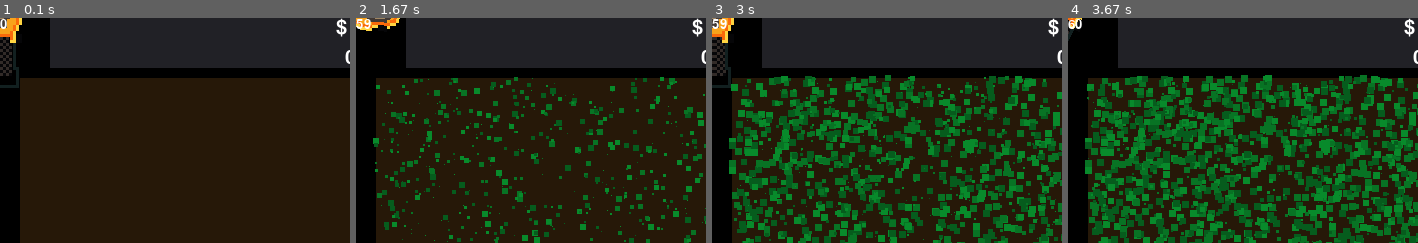
Above: before the commit, frames 1-4 (left to right).
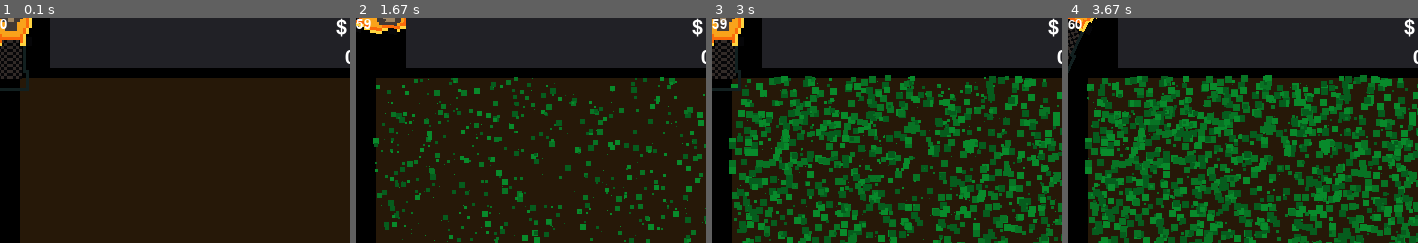
Above: after the commit, the same moments.

Repository: Acaippa/pygame-lawnmower
Game: pygame game, started from ver 0.2/main.py
Two runs of this game, one before a commit and one after it. Both use one fixed random seed, a clock stepped at 60 frames per second and the inputs below.
Inputs (mouse positions are % of the whole screen's width and height, from its top left):
- Up to frame 1 (0.1 s): no input
- Up to frame 2 (1.67 s): hold Right 0.33-0.8 s; move the mouse to (46, 54) at 0.37 s; hold Up 0.83-1.13 s; hold Right 1.17-1.63 s
- Up to frame 3 (3 s): hold Left 1.67-2.2 s; hold Down 2.23-2.53 s; hold Left 2.57-2.97 s
- Up to frame 4 (3.67 s): hold Up 3-3.37 s; hold Right from 3.4 s (still down)
The pictures show only the part of the screen within x 0-50%, y 0-50%; the shares and areas given below are measured in that part.

The runs differ from the first frame. In frame 1, 1.7% of the frame differs, in the area x 0-10%, y 0-33%; in frame 2, 0.6%; in frame 3, 1.7%; in frame 4, 0.6%.

Commit message:
Add function to increase money of player when grass bag is put into composter

Diff:
--- a/ver 0.2/UI/player_info.py
+++ b/ver 0.2/UI/player_info.py
@@ -1,12 +1,14 @@
 import pygame
 
 class PlayerInfo:
-	def __init__(self, mower):
+	def __init__(self, level):
 		self.display_surface = pygame.display.get_surface()
 		pygame.font.init()
 		self.margin = 50
 
-		self.mower = mower
+		self.level = level
+
+		self.mower = level.test_mower
 
 		self.pos = self.margin, 0
 
@@ -24,7 +26,7 @@
 
 		self.surface.fill(self.background_color)
 
-		self.write(f"$ {self.mower.get_grass_cut()}", pos=("center", 0), size=30)
+		self.write(f"$ {self.level.money}", pos=("center", 0), size=30)
 		self.write(f"{self.mower.bag.capacity_index}", pos=("center", 30), size=30)
 
 		self.draw()
--- a/ver 0.2/levels/level_normal.py
+++ b/ver 0.2/levels/level_normal.py
@@ -12,11 +12,13 @@
 
 		self.ground = Ground()
 
-		self.test_mower = Mower01()
+		self.test_mower = Mower01(self)
 
-		self.player_info = PlayerInfo(self.test_mower)
+		self.player_info = PlayerInfo(self)
 
 		self.composter = Composter(self.test_mower)
+
+		self.money = 0
 
 	def update(self, dt):
 		self.delta_time = dt
--- a/ver 0.2/modules/composter.py
+++ b/ver 0.2/modules/composter.py
@@ -16,6 +16,8 @@
 
 		self.mower = mower
 
+		self.rect = self.image.get_rect(center = self.pos)
+
 	def update(self, dt):
 		self.delta_time = dt
 
@@ -27,6 +29,7 @@
 		self.draw()
 
 	def draw(self):
+		self.rect = self.image.get_rect(center = self.pos)
 		self.display_surface.blit(self.image, self.pos)
 
 	def show_self(self):
--- a/ver 0.2/modules/mower.py
+++ b/ver 0.2/modules/mower.py
@@ -6,7 +6,7 @@
 
 
 class Mower(pygame.sprite.Sprite):
-	def __init__(self, image, pos, **kwargs): # Abstract mower class.
+	def __init__(self, image, pos, level, **kwargs): # Abstract mower class.
 		pygame.sprite.Sprite.__init__(self)
 		self.display_surface = pygame.display.get_surface()
 
@@ -14,6 +14,8 @@
 		w, h = self.image.get_size()
 		self.image = pygame.transform.scale(self.image, (w * MOWER_SIZE, h * MOWER_SIZE)) # Multiply the size of the mower according to settings.py.
 
+		self.level = level
+
 		self.pos = pos
 
 		self.delta_time = 0
@@ -48,6 +50,7 @@
 
 		if bag_image != None:
 			self.bag = Bag(self, bag_image[0], bag_image[1])
+
 
 	def update(self, dt):
 		self.delta_time = dt
@@ -77,16 +80,16 @@
 
 		# Move the mower in self.angle or turn by increasing or decreasing self.angle.
 
-		if keys[pygame.K_UP]:
+		if keys[pygame.K_UP] and self.check_if_in_bounds():
 			self.pos = self.pos[0] - (math.sin(radians) * self.speed) * self.delta_time, self.pos[1] - (math.cos(radians) * self.speed) * self.delta_time
 
-		if keys[pygame.K_DOWN]:
+		if keys[pygame.K_DOWN] and self.check_if_in_bounds():
 			self.pos = self.pos[0] + (math.sin(radians) * self.speed) * self.delta_time, self.pos[1] + (math.cos(radians) * self.speed) * self.delta_time
 
-		if keys[pygame.K_RIGHT]:
+		if keys[pygame.K_RIGHT] and self.check_if_in_bounds():
 			self.angle -= self.turn_rate * self.delta_time
 
-		if keys[pygame.K_LEFT]:
+		if keys[pygame.K_LEFT] and self.check_if_in_bounds():
 			self.angle += self.turn_rate * self.delta_time
 
 	def rotate(self): # Rotate both the mower Surface and the cutting Surface and update their rects and masks.
@@ -110,6 +113,15 @@
 	def get_grass_cut(self):
 		return self.grass_cut
 
+	def increase_money(self, grass):
+		self.level.money += grass * GRASS_PRIZE
+
+	def check_if_in_bounds(self):
+		if self.rect.centerx < self.display_surface.get_width() and self.rect.centery < self.display_surface.get_height():
+			if self.rect.center[0] > 0 and self.rect.center[0] > 0:
+				return True
+		return False
+
 
 class Bag:
 	def __init__(self, mower, image, drag_image):
@@ -124,7 +136,6 @@
 		self.image = pygame.image.load(image)
 		w, h = self.image.get_size()
 
-
 		self.image = pygame.transform.scale(self.image, (w * MOWER_SIZE, h * MOWER_SIZE))
 		self.image = pygame.transform.rotate(self.image, self.mower.angle)
 		self.rect = self.image.get_rect()
@@ -138,8 +149,10 @@
 
 		self.attached_to_mower = True
 
-		self.capacity = 100
+		self.capacity = 1000
 		self.capacity_index = 0 # The grass in the bag.
+
+		self.level = self.mower.level
 
 	def update(self, dt):
 		self.delta_time = dt
@@ -162,11 +175,13 @@
 		if self.attached_to_mower:
 			self.image_rotated = pygame.transform.rotate(self.image, self.mower.angle)
 			self.rect = self.image.get_rect(center=self.mower.rect.center)
+			self.drag_rect = self.drag_image.get_rect()
 			self.mask = pygame.mask.from_surface(self.image_rotated)
 			self.pos = (self.mower.rect[0] + self.mower.shaking_offset[0], self.mower.rect[1] + self.mower.shaking_offset[1])
 
 		if self.attached_to_mower == False:
 			mouse_pos = pygame.mouse.get_pos()
+			self.drag_rect = self.drag_image_rotated.get_rect(center=self.pos)
 			self.pos = mouse_pos[0] - self.drag_image_rotated.get_width() // 2, mouse_pos[1] - self.drag_image_rotated.get_height() // 2
 
 	def check_if_dragging(self):
@@ -176,7 +191,12 @@
 		if mouse_clicked[0] == False:
 			# Update the position to be the mower when the user lets go of the bag to prevent the bag from flashing when letting go.
 			self.pos = (self.mower.rect[0] + self.mower.shaking_offset[0], self.mower.rect[1] + self.mower.shaking_offset[1])
+			# Check if the bag_rect is overlapping the composter when its being let go.
+			if self.level.composter.rect.colliderect(self.drag_rect):
+				self.mower.increase_money(self.capacity_index)
+				self.capacity_index = 0
 			self.attached_to_mower = True
+
 
 		try:
 			if self.mask.get_at((mouse_pos[0] - self.mower.rect[0], mouse_pos[1] - self.mower.rect[1])) != 0 and mouse_clicked[0]:
@@ -186,5 +206,5 @@
 
 
 class Mower01(Mower):
-	def __init__(self):
-		super().__init__("images/lawn_mower01.png", (0,0), bag=("images/mower_bag01.png", "images/mower_bag01drag.png"))
+	def __init__(self, level):
+		super().__init__("images/lawn_mower01.png", (10,3), level, bag=("images/mower_bag01.png", "images/mower_bag01drag.png"))
--- a/ver 0.2/settings.py
+++ b/ver 0.2/settings.py
@@ -9,3 +9,5 @@
 
 GRASS_COLORS = ["#088a2b", "#087324", "#065c1d"]
 GRASS_COLORS_PARTICLES = ["#199b3c", "#197335", "#176d2e"]
+
+GRASS_PRIZE = 2
